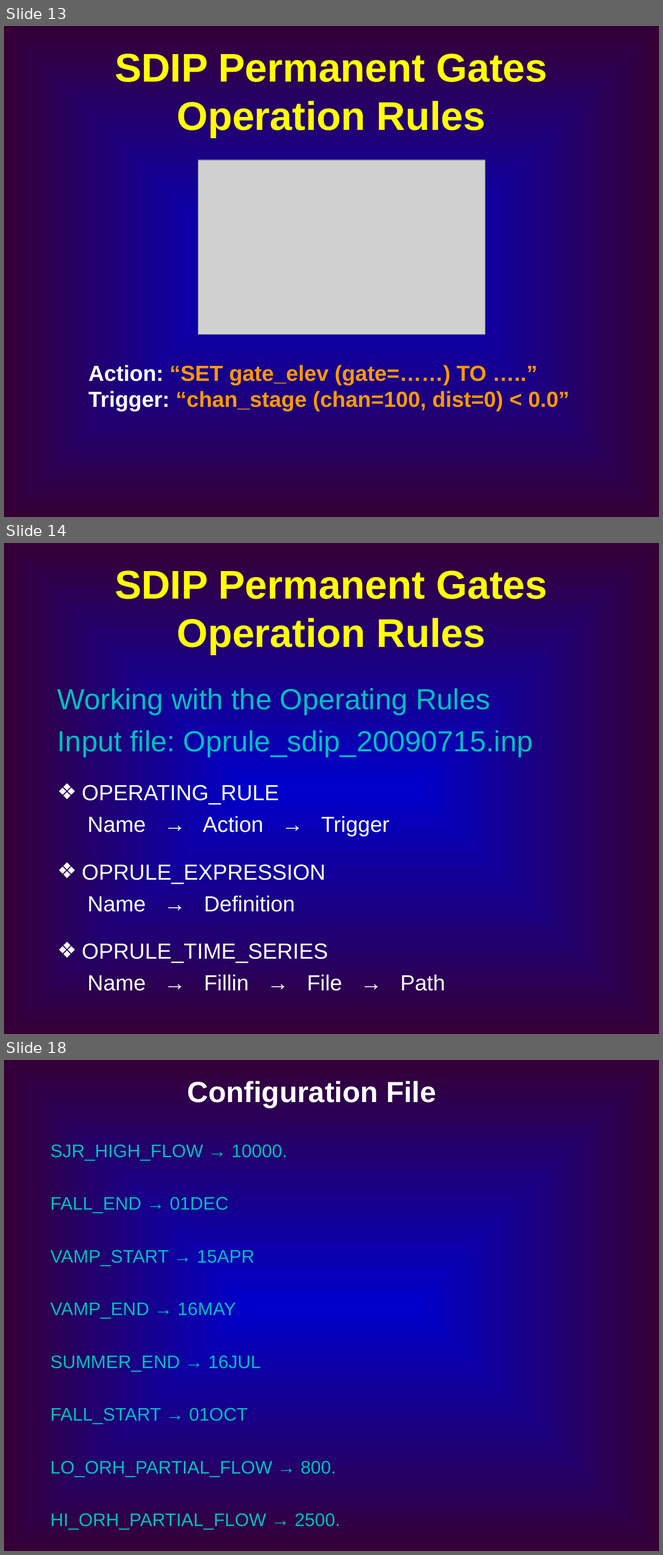
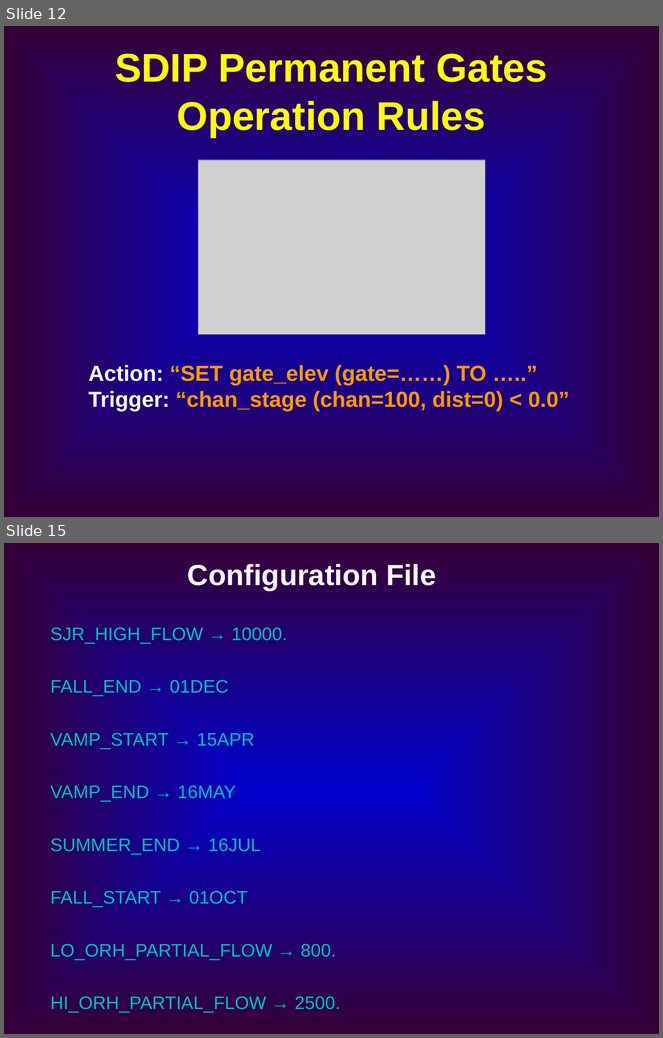
Before and after one commit to CADWRDeltaModeling/dsm2, a slide deck: dsm2/presentations/DSM2 Operting Rule.ppt. Shown one above the other, each under a label of ours: slides 13, 14 and 18 before the commit, slides 12 and 15 after it; the slides between them are not shown. The pictures are 663x1555 and 663x1038 pixels, drawn with LibreOffice and Linux fonts; fonts in the diff are those of the drawing; grey boxes stand for pictures. Boxes give left, top, right and bottom in pixels: in the first picture for what was removed or moved away, otherwise in the second. Text is boxed around its words. In the diff, an @@ line names an element or a change of style, - is before the commit and + after.

Commit message:
Deleted a couple slides that have common material with other Op Rule presentation.

Former-commit-id: ebe11ce4a73ba4a0ecfd9da2ef5b83c683e81002

```diff
--- a/dsm2/presentations/DSM2 Operting Rule.ppt
+++ b/dsm2/presentations/DSM2 Operting Rule.ppt
@@ slide 14 removed at [4, 543, 659, 1034], background gradient #0000CC to #360036 @@
@@ title removed at [115, 571, 548, 655] @@
-SDIP Permanent Gates Operation Rules
@@ text removed at [57, 687, 533, 991] @@
-Working with the Operating Rules
-Input file: Oprule_sdip_20090715.inp
-❖ OPERATING_RULE
-Name → Action → Trigger
-❖ OPRULE_EXPRESSION
-Name → Definition
-❖ OPRULE_TIME_SERIES
-Name → Fillin → File → Path
@@ what was slide 13 is now slide 12 @@
@@ what was slide 18 is now slide 15 @@
```
Also in this commit, not shown: 3 slides changed, 2 other slides removed.
